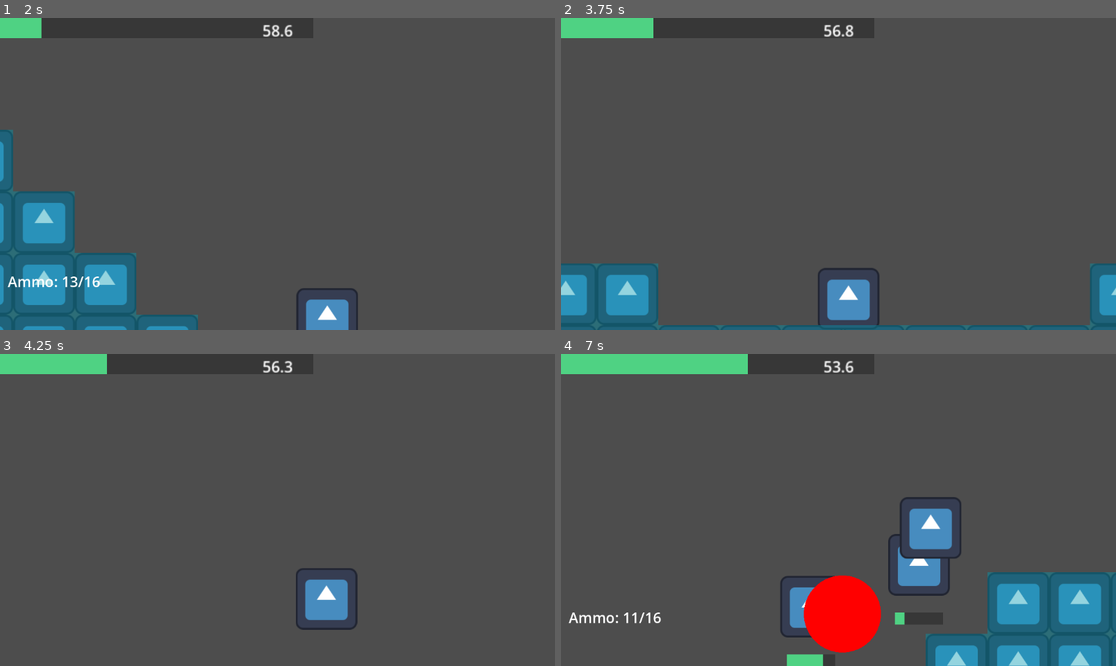
Above: before the commit, frames 1-4 (two rows, left to right).
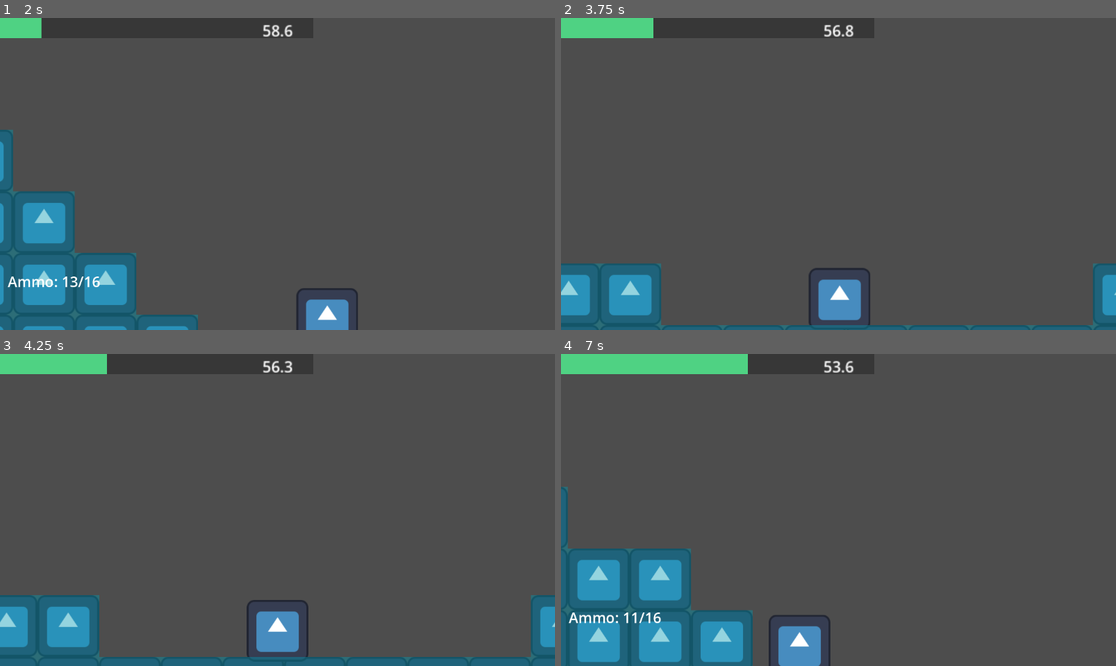
Above: after the commit, the same moments.

Repository: dzfrias/gladiator
Game: Godot game, scene res://scenes/test_scene.tscn
The game is run twice, just before and just after one commit, with the same random seed, the same clock (stepped at 60 frames per second) and the same inputs. The engine's default icon, where the game draws it, is replaced by a stand-in: a white triangle on a blue panel in a dark square.
Inputs (mouse positions are in pixels of both pictures, inside the frame that each line leads up to):
- Up to frame 1 (2 s): click "Enter Mission" at 0.5 s; move the mouse to (399, 158) at 1.27 s; press the mouse at (399, 158) at 1.28 s; hold D (right) from 1.28 s (still down); tap Space (jump) at 1.52, 1.82 s
- Up to frame 2 (3.75 s): move the mouse to (727, 189) at 2.02 s; release the mouse at (727, 189) at 2.03 s; click (727, 189) at 2.1 s; tap Space (jump) at 2.27, 2.57 s; move the mouse to (894, 105) at 2.77 s; release D (right) at 2.78 s; hold A (left) 2.78-3.53 s; hold E (roll) 2.78-3.53 s; click (894, 105) at 3.05 s; move the mouse to (810, 236) at 3.52 s; hold D (right) from 3.53 s (still down); tap Q (toggle_weapon) at 3.6 s
- Up to frame 3 (4.25 s): keep holding D (right); tap Space (jump) at 3.77, 4.07 s; click (249, 572) at 3.8 s
- Up to frame 4 (7 s): move the mouse to (1005, 556) at 4.27 s; press the mouse at (1005, 556) at 4.28 s; tap Space (jump) at 4.52, 4.82, 5.27, 5.57, 6.77 s; move the mouse to (672, 463) at 5.02 s; release D (right) at 5.03 s; release the mouse at (672, 463) at 5.03 s; hold A (left) 5.03-5.78 s; click (672, 463) at 5.1 s; move the mouse to (866, 510) at 5.77 s; hold D (right) 5.78-6.53 s; hold E (roll) 5.78-6.53 s; click (866, 510) at 6.05 s; move the mouse to (755, 432) at 6.52 s; hold A (left) from 6.53 s (still down); tap Q (toggle_weapon) at 6.6 s; click (755, 432) at 6.8 s

Frame 1 is identical in both runs. In frame 2, 1.4% of the frame differs, in the area x 0-100%, y 78-100%; in frame 3, 9.8%; in frame 4, 25%, in the area x 0-100%, y 42-100%.
Error after the commit: Invalid assignment of property or key 'position' with value of type 'Vector2' on a base object of type 'Nil'. (res://scripts/player/player.gd:62)

Commit message:
change shooting to projectiles

Diff:
--- /dev/null
+++ b/projectile.gd
@@ -0,0 +1,33 @@
+class_name Projectile extends Node2D
+
+@export var area2D: Area2D
+@export var speed: float
+var _damage
+var _direction
+
+func _ready() -> void:
+	area2D.body_entered.connect(_on_body_entered)
+	area2D.area_entered.connect(_on_area_entered)
+
+func _set_direction(direction):
+	_direction = direction
+
+func _set_damage(damage):
+	_damage = damage
+
+func _process(delta: float) -> void:
+	global_position.x += _direction.x * speed
+
+func _on_body_entered(body: Node2D):
+	for child in body.get_children():
+		if child is Health:
+			var health = child as Health
+			health.take_damage(_damage, _direction)
+	queue_free()
+
+func _on_area_entered(area: Area2D):
+	for child in area.get_children():
+		if child is Health:
+			var health = child as Health
+			health.take_damage(_damage, _direction)
+	queue_free()
--- a/scenes/player.tscn
+++ b/scenes/player.tscn
@@ -6,6 +6,7 @@
 [ext_resource type="Script" path="res://scripts/player/weapon.gd" id="5_crqak"]
 [ext_resource type="PackedScene" uid="uid://cp8jetrkdcjtc" path="res://scenes/health_bar_creator.tscn" id="6_0pcrb"]
 [ext_resource type="Resource" uid="uid://cbyts5spi0ken" path="res://resources/pistol.tres" id="6_0weg3"]
+[ext_resource type="PackedScene" uid="uid://dcp3huoajqaue" path="res://scenes/projectile.tscn" id="6_w2kq1"]
 
 [sub_resource type="RectangleShape2D" id="RectangleShape2D_m5kfl"]
 size = Vector2(106, 108)
@@ -34,12 +35,14 @@
 [node name="Health" type="Node" parent="."]
 script = ExtResource("3_s7yvn")
 
+[node name="HealthBarCreator" parent="." node_paths=PackedStringArray("health") instance=ExtResource("6_0pcrb")]
+health = NodePath("../Health")
+
 [node name="Weapon" type="Node2D" parent="."]
+position = Vector2(123, 0)
 script = ExtResource("5_crqak")
 weapon_stats = ExtResource("6_0weg3")
-
-[node name="HealthBarCreator" parent="." node_paths=PackedStringArray("health") instance=ExtResource("6_0pcrb")]
-health = NodePath("../Health")
+projectile_prefab = ExtResource("6_w2kq1")
 
 [node name="Area2D" type="Area2D" parent="."]
 position = Vector2(123, 0)
--- /dev/null
+++ b/scenes/projectile.tscn
@@ -0,0 +1,22 @@
+[gd_scene load_steps=4 format=3 uid="uid://dcp3huoajqaue"]
+
+[ext_resource type="Script" path="res://projectile.gd" id="1_ppors"]
+[ext_resource type="Texture2D" uid="uid://dccns2r7l5dx3" path="res://assets/icon.svg" id="2_gw7xd"]
+
+[sub_resource type="RectangleShape2D" id="RectangleShape2D_il7q4"]
+size = Vector2(26, 26)
+
+[node name="Projectile" type="Node2D" node_paths=PackedStringArray("area2D")]
+script = ExtResource("1_ppors")
+area2D = NodePath("Area2D")
+speed = 60.0
+
+[node name="Sprite2D" type="Sprite2D" parent="."]
+scale = Vector2(0.2, 0.2)
+texture = ExtResource("2_gw7xd")
+
+[node name="Area2D" type="Area2D" parent="."]
+collision_mask = 3
+
+[node name="CollisionShape2D" type="CollisionShape2D" parent="Area2D"]
+shape = SubResource("RectangleShape2D_il7q4")
--- a/scenes/vulture.tscn
+++ b/scenes/vulture.tscn
@@ -28,8 +28,7 @@
 [node name="Sprite2D" type="Sprite2D" parent="."]
 texture = ExtResource("1_mrh4i")
 
-[node name="CollisionShape2D" type="CollisionShape2D" parent="."]
-position = Vector2(-0.5, 0)
+[node name="Hitbox" type="CollisionShape2D" parent="."]
 shape = SubResource("RectangleShape2D_g6s7y")
 
 [node name="Health" type="Node" parent="."]
--- a/scripts/player/player.gd
+++ b/scripts/player/player.gd
@@ -19,6 +19,7 @@
 var _state := State.CONTROL
 var _direction: float = 1
 var _can_roll := true
+var _combat_flip_position = Vector2(125, 0)
 static var Instance
 
 signal weapon_changed
@@ -49,14 +50,16 @@
 					acceleration *= direction_change_factor
 				velocity.x = max(-move_speed, velocity.x - acceleration * delta)
 				_direction = -1
-				melee_box.position = Vector2(-125, 0)
+				melee_box.position = -_combat_flip_position
+				_weapon.position = -_combat_flip_position
 			elif Input.is_action_pressed("right"):
 				var acceleration := move_acceleration
 				if velocity.x < 0:
 					acceleration *= direction_change_factor
 				velocity.x = min(move_speed, velocity.x + acceleration * delta)
 				_direction = 1
-				melee_box.position = Vector2(125, 0)
+				melee_box.position = _combat_flip_position
+				_weapon.position = _combat_flip_position
 			else:
 				velocity.x = move_toward(velocity.x, 0, move_acceleration * delta)
 		State.ROLL:
--- a/scripts/player/weapon.gd
+++ b/scripts/player/weapon.gd
@@ -6,6 +6,7 @@
 
 signal on_ammo_changed(ammo: int, max_ammo: int)
 
+@export var projectile_prefab: PackedScene
 var ammo: int
 var is_reloading: bool
 var can_fire: bool
@@ -28,22 +29,14 @@
 
 	var space_state = get_world_2d().direct_space_state
 	var direction = Vector2(Player.Instance.get_direction(), 0)
-	var query = PhysicsRayQueryParameters2D.create(global_position, global_position + (direction * weapon_stats.weapon_range))
-	query.collide_with_areas = true
-	query.collision_mask = Constants.ENTITY_LAYER | Constants.ENVIRONMENT_LAYER
-	query.exclude = [self]
-	var result = space_state.intersect_ray(query)
-	Debug.draw_line(query.from, query.to, 10.0, Color.RED, 0.05)
 
-	if result.get("collider") != null:
-		var hit_collider = result.get("collider")
+	var projectile = projectile_prefab.instantiate() as Projectile
+	projectile._set_direction(direction)
+	projectile._set_damage(weapon_stats.damage)
+	get_tree().root.add_child(projectile)
+	projectile.global_position = global_position
 
-		for child in hit_collider.get_children():
-			if child is Health:
-				var hit_object_health = child as Health
-				hit_object_health.take_damage(weapon_stats.damage, direction)
 
-	print("Hit: " + str(result))
 	ammo -= 1
 	on_ammo_changed.emit(ammo, weapon_stats.max_ammo)
 	if ammo <= 0:
Not shown: 1 places in scenes/player.tscn that only renumber resources
